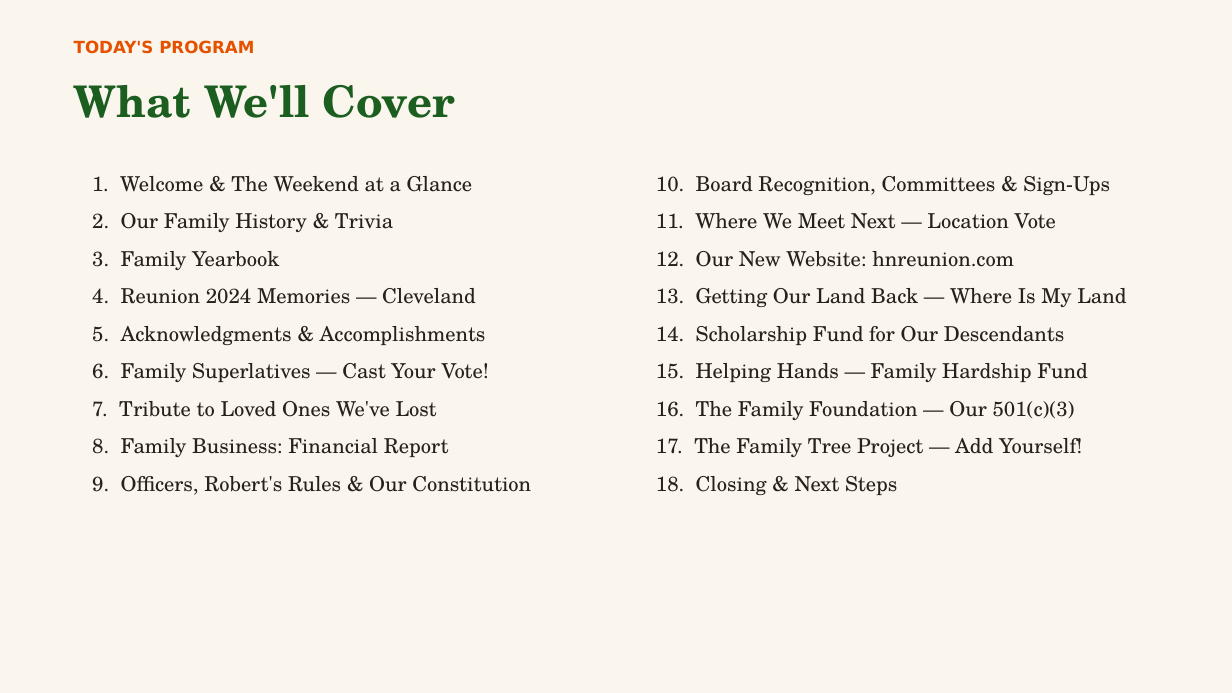
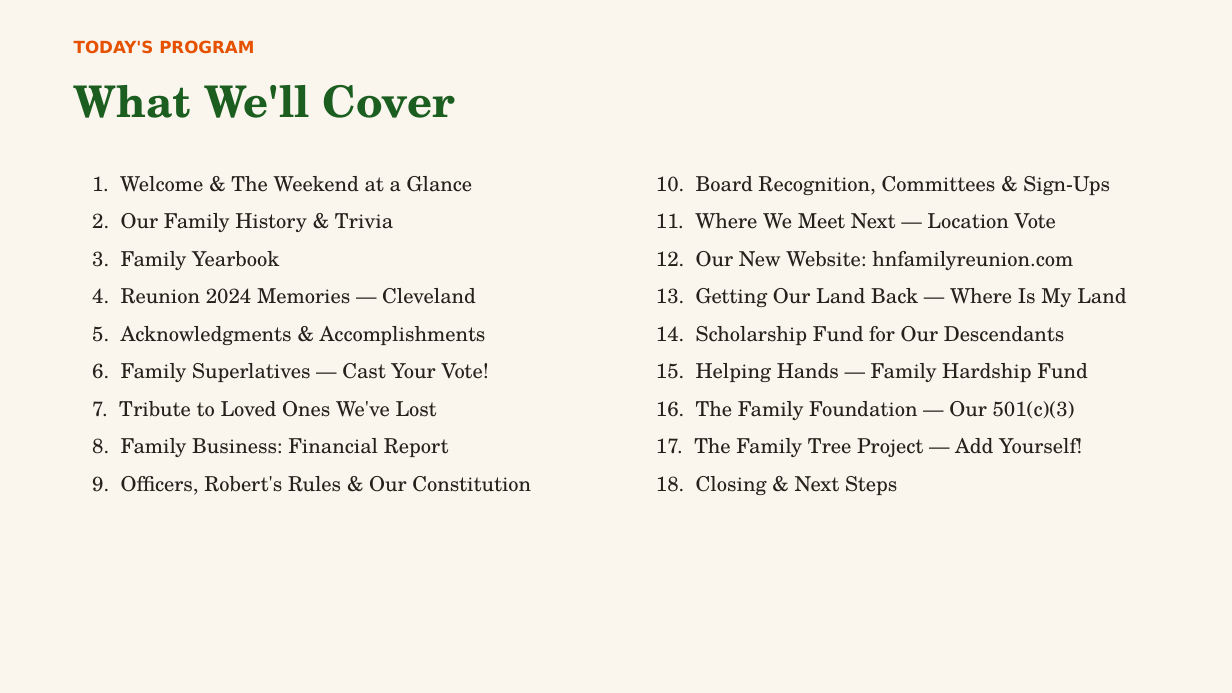
Before and after one commit to MEG-agt25/Family-Reunion, a slide deck: slide 2 of presentation/Harris-Nelson-Reunion-2026.pptx. Drawn at 1232x693 pixels with LibreOffice and Linux fonts; fonts in the diff are those of the drawing. Boxes give left, top, right and bottom in pixels: in the first picture for what was removed or moved away, otherwise in the second. Text is boxed around its words. In the diff, an @@ line names an element or a change of style, - is before the commit and + after.

```diff
--- a/presentation/Harris-Nelson-Reunion-2026.pptx
+++ b/presentation/Harris-Nelson-Reunion-2026.pptx
@@ text at <box>656,251,1073,270</box>: text changed @@
-12. Our New Website: hnreunion.com
+12. Our New Website: hnfamilyreunion.com
```
Also in this commit, not shown: 9 other slides changed, 14 other files.
